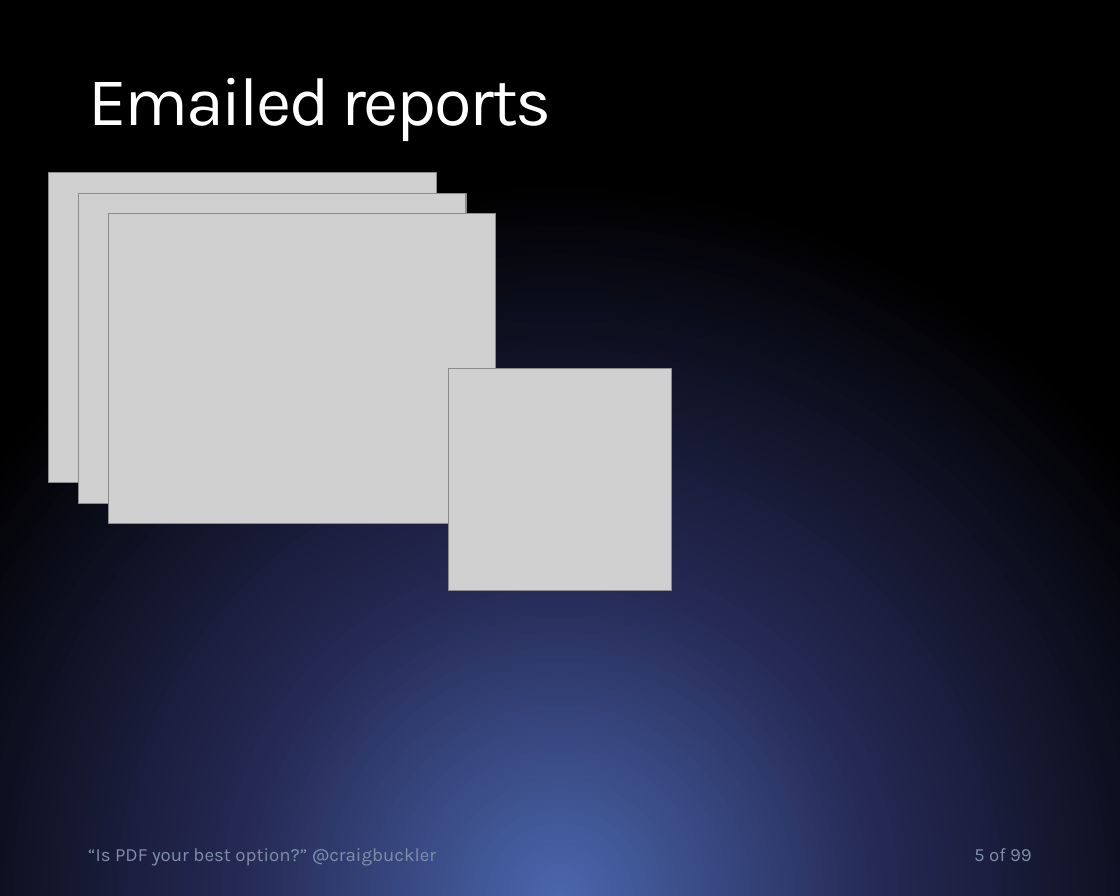
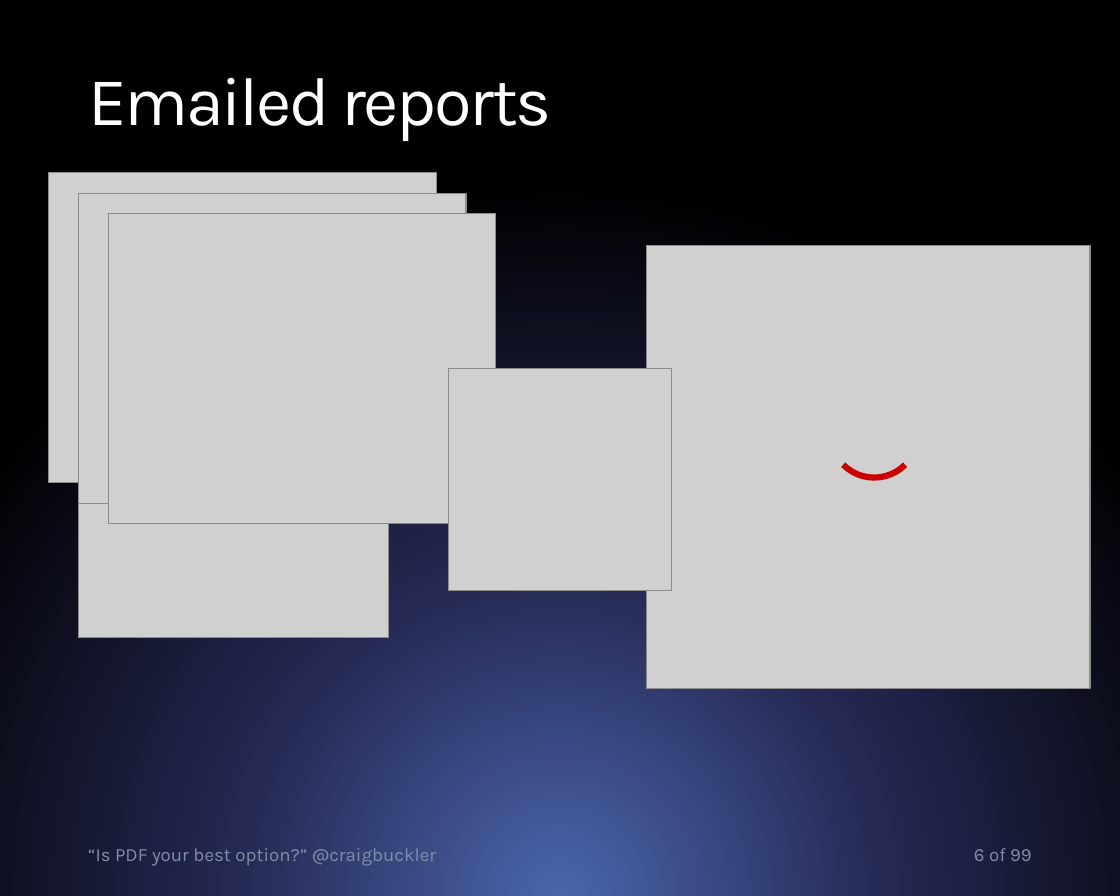
Before and after one commit to craigbuckler/html5-export, a slide deck: slide 6 of craigbuckler-pdf-html.pptx (slide 5 before the commit). Drawn at 1120x896 pixels with LibreOffice and Linux fonts; fonts in the diff are those of the drawing; grey boxes stand for pictures. Boxes give left, top, right and bottom in pixels: in the first picture for what was removed or moved away, otherwise in the second. Text is boxed around its words. In the diff, an @@ line names an element or a change of style, - is before the commit and + after.

```diff
--- a/craigbuckler-pdf-html.pptx
+++ b/craigbuckler-pdf-html.pptx
@@ picture added at (647, 246, 1090, 689) @@
@@ picture added at (78, 328, 388, 638) @@
@@ arc (boxed as its full ellipse) added at (812, 372, 936, 496), outline #CC0000 4 pt @@
@@ page number at (974, 848, 1032, 861): text changed @@
-5 of 99
+6 of 99
```
Also in this commit, not shown: 8 slides added, 3 other files.
